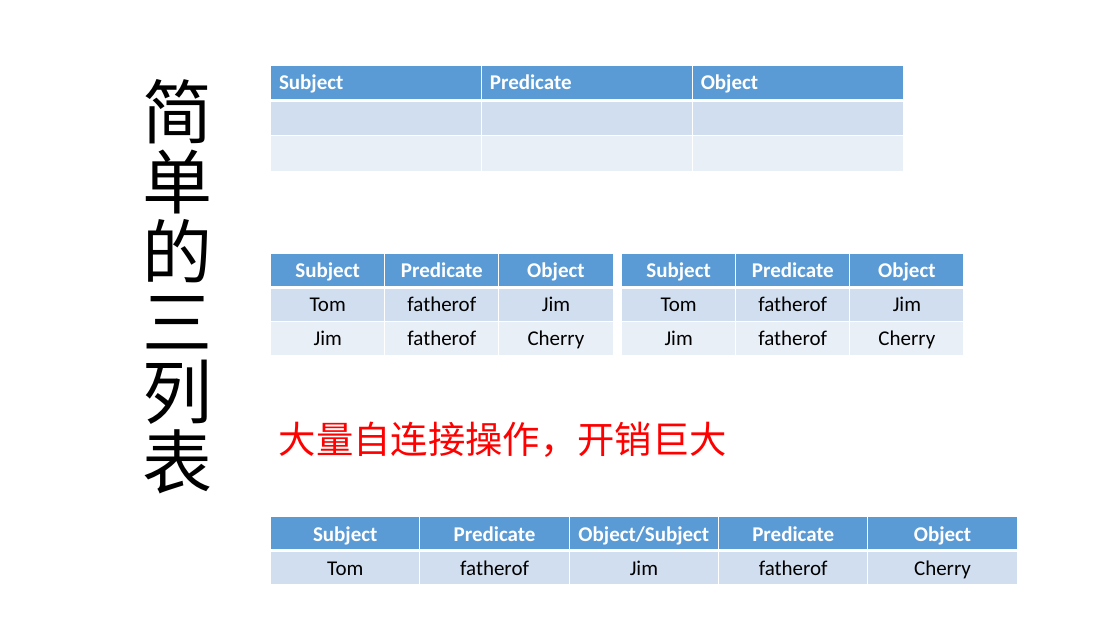
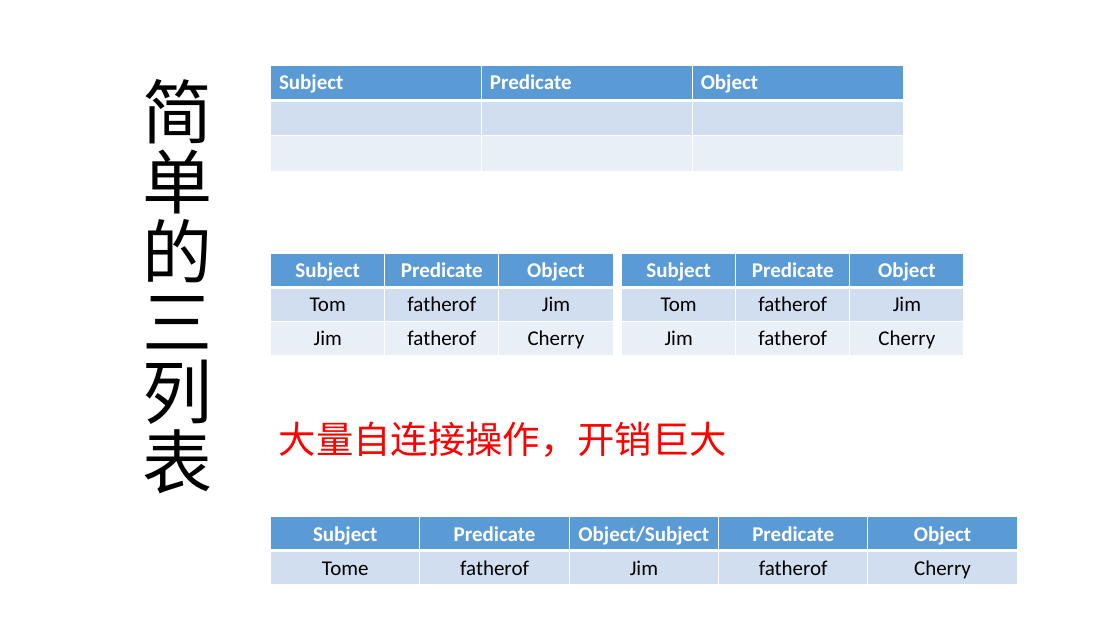
Before and after one commit to zyxdSTU/presetation, a slide deck: slide 19 of 知识图谱存储与查询/知识图谱的查询与存储.pptx. Drawn at 1120x630 pixels with LibreOffice and Linux fonts; fonts in the diff are those of the drawing. Boxes give left, top, right and bottom in pixels: in the first picture for what was removed or moved away, otherwise in the second. Text is boxed around its words. In the diff, an @@ line names an element or a change of style, - is before the commit and + after.

```diff
--- a/知识图谱存储与查询/知识图谱的查询与存储.pptx
+++ b/知识图谱存储与查询/知识图谱的查询与存储.pptx
@@ table at [271,517,1018,585] @@
-row 2, column 1: Tom
+row 2, column 1: Tome
```
Also in this commit, not shown: 3 other slides changed, 3 slides added, 1 slide removed, 2 other files.
